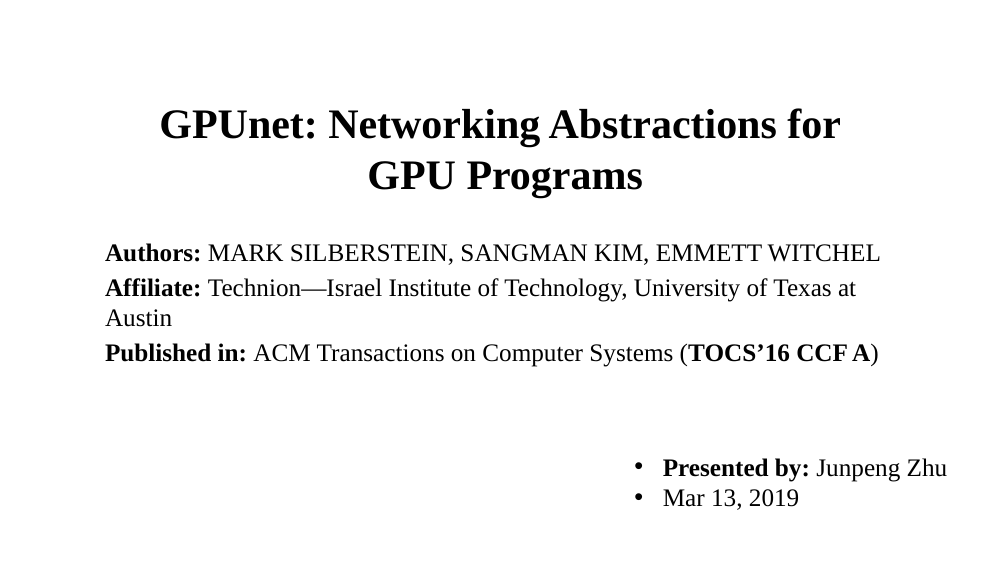
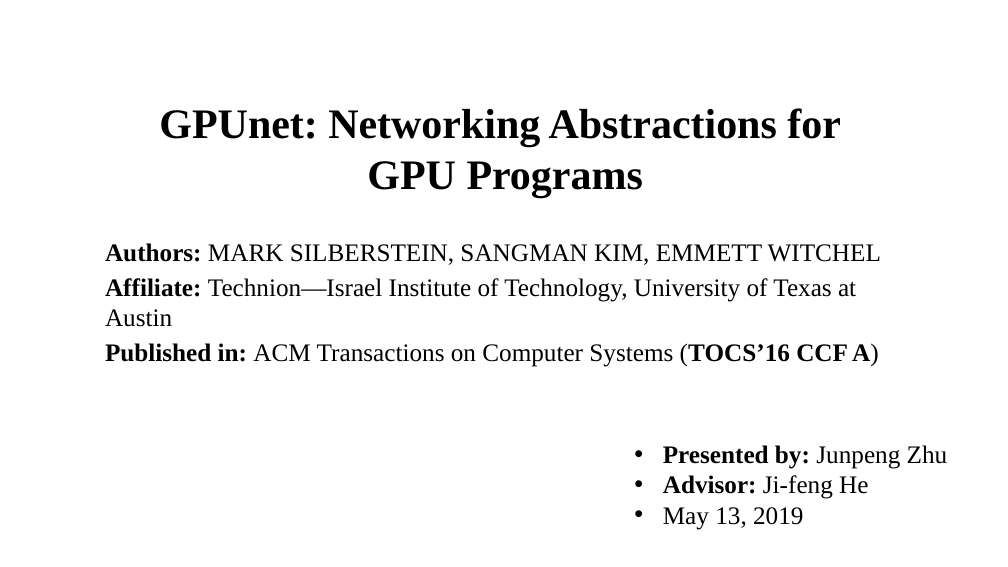
Before and after one commit to 19973466719/Technical-Documents, a slide deck: slide 1 of Technical-Documents/Parallel-Computing/parallel-computing-course/1. Architecture作业/GPUNet.pptx. Drawn at 1008x567 pixels with LibreOffice and Linux fonts; fonts in the diff are those of the drawing; background and template pictures are left out. Boxes give left, top, right and bottom in pixels: in the first picture for what was removed or moved away, otherwise in the second. Text is boxed around its words. In the diff, an @@ line names an element or a change of style, - is before the commit and + after.

```diff
--- a/Technical-Documents/Parallel-Computing/parallel-computing-course/1. Architecture作业/GPUNet.pptx
+++ b/Technical-Documents/Parallel-Computing/parallel-computing-course/1. Architecture作业/GPUNet.pptx
@@ text "Presented by: Junpeng Zhu" moved from (x1=663, y1=458, x2=948, y2=510) to (x1=663, y1=445, x2=948, y2=530) @@
@@ text at (x1=663, y1=475, x2=868, y2=530): text changed @@
-• Mar 13, 2019
+• Advisor: Ji-feng He
+• May 13, 2019
```
Also in this commit, not shown: 1 other file.
